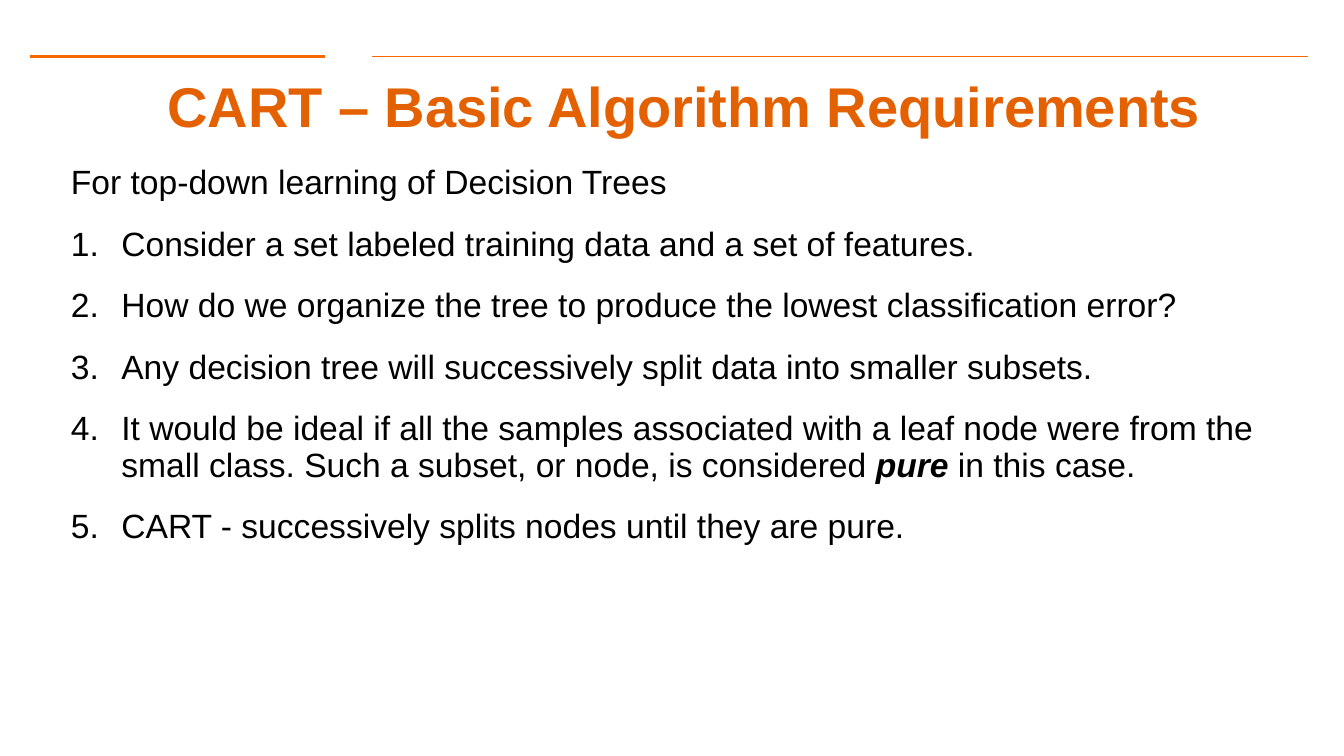
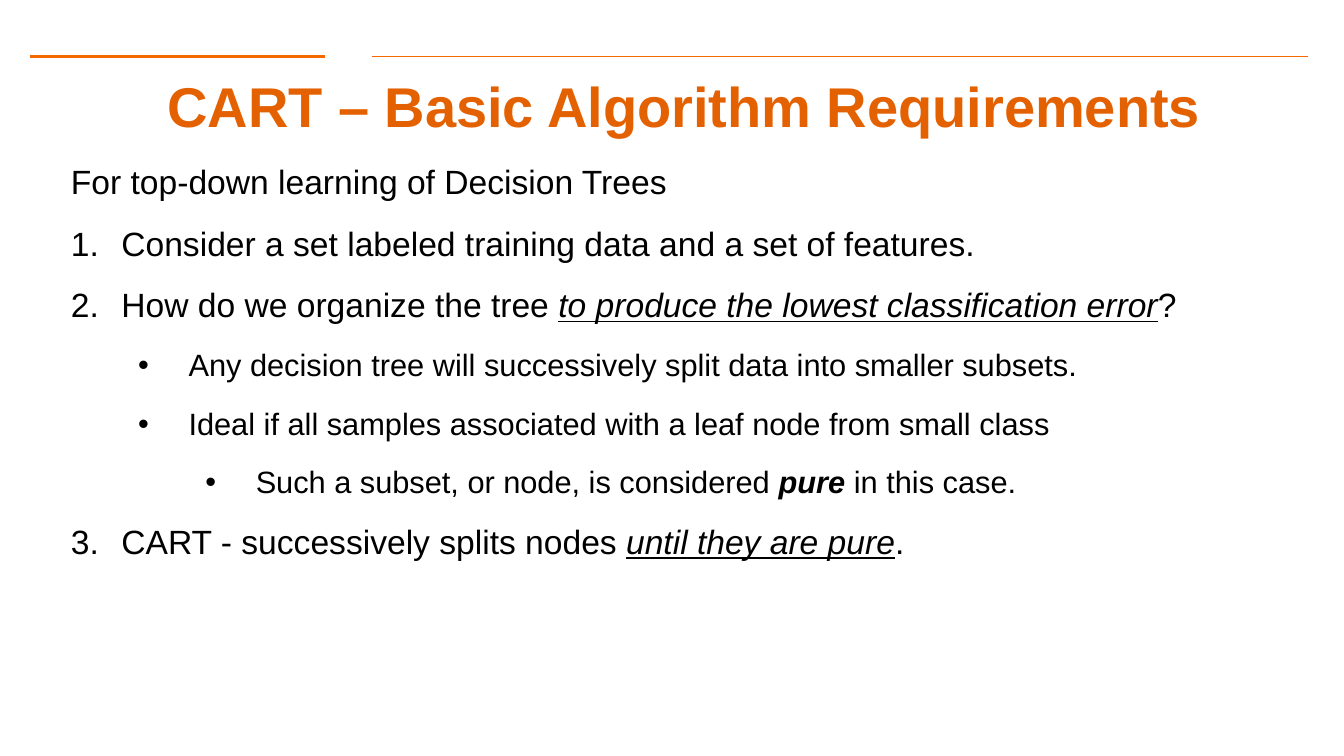
Before and after one commit to aiforsec/RIT-DSCI-633-FDS, a slide deck: slide 24 of Syllabus/Lecture06/Lec06.pptx (slide 23 before the commit). Drawn at 1344x756 pixels with LibreOffice and Linux fonts; fonts in the diff are those of the drawing; background and template pictures are left out. Boxes give left, top, right and bottom in pixels: in the first picture for what was removed or moved away, otherwise in the second. Text is boxed around its words. In the diff, an @@ line names an element or a change of style, - is before the commit and + after.

```diff
--- a/Syllabus/Lecture06/Lec06.pptx
+++ b/Syllabus/Lecture06/Lec06.pptx
@@ text at box(121, 292, 1177, 561): italic on, underline on in "to produce the lowest classification error?", "until they are pure."; size 24 to 22 pt in "Any decision tree will successively split data ..."; bullet 1. to •; list level 1 to 2 in "Any decision tree will successively ..." @@
@@ text at box(189, 412, 1049, 499): text changed; size 24 to 22 pt @@
-4. It would be ideal if all the samples associated with a leaf node were from the small class. Such a subset, or node, is considered pure in this case.
+  • Ideal if all samples associated with a leaf node from small class
+    • Such a subset, or node, is considered pure in this case.
```
Also in this commit, not shown: 8 other slides changed, 7 slides added, 2 slides removed, 1 other file.
